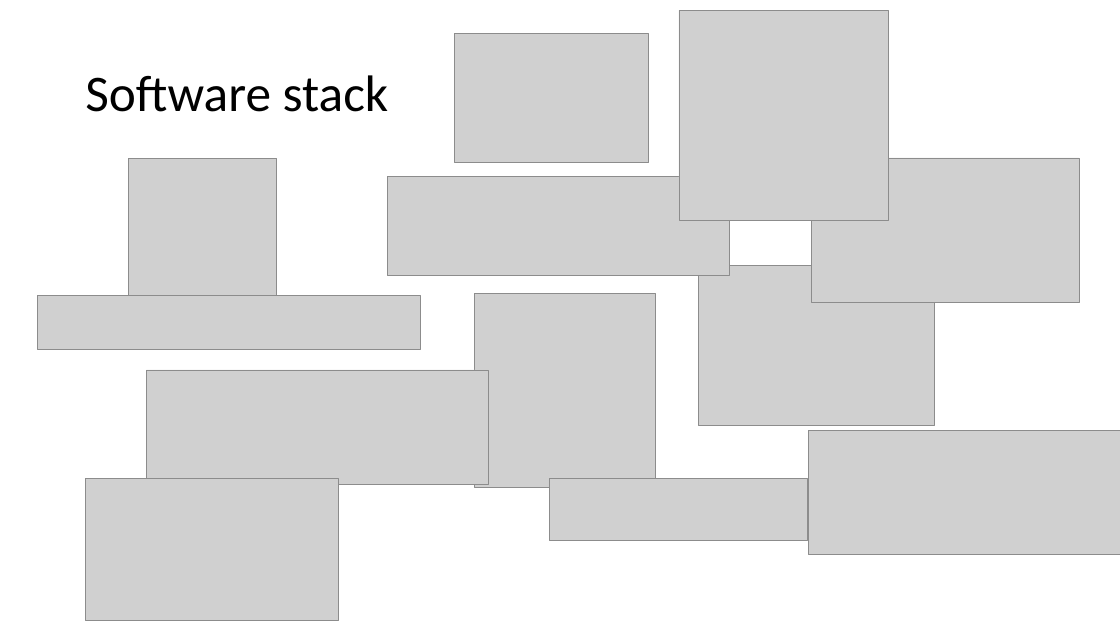
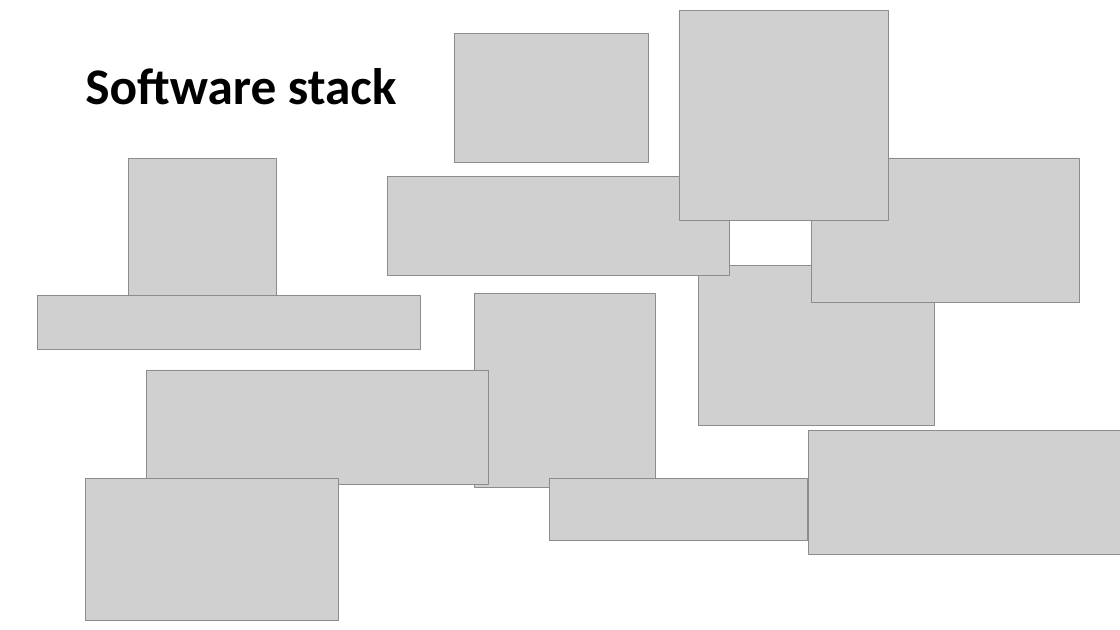
Before and after one commit to mathphysmx/teaching-ml, a slide deck: slide 18 of slides/00ML_CourseIntro.pptx. Drawn at 1120x630 pixels with LibreOffice and Linux fonts; fonts in the diff are those of the drawing; grey boxes stand for pictures. Boxes give left, top, right and bottom in pixels: in the first picture for what was removed or moved away, otherwise in the second. Text is boxed around its words. In the diff, an @@ line names an element or a change of style, - is before the commit and + after.

```diff
--- a/slides/00ML_CourseIntro.pptx
+++ b/slides/00ML_CourseIntro.pptx
@@ title "Software stack": place and size @@
-title "Software stack" at box(85, 75, 389, 112)
+title "Software stack" at box(85, 68, 397, 105)
@@ title "Software stack" at box(85, 68, 397, 105): bold on @@
```
Also in this commit, not shown: 1 other slide changed, 9 other files.
